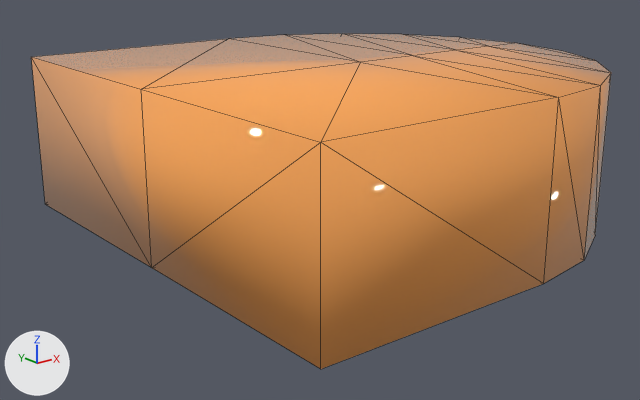
A saved change to the glTF model 01_client/models/NAND.glb.
Both versions are drawn from a camera (50 mm lens) standing at (-3.62, -4.17, 1.83) and looking at (-0.15, 0.16, 0.1). Lighting does not change. The marker at lower left points along +X, +Y and +Z. The older version comes first. Mesh edges are drawn as thin lines.

Names of what the first picture shows: '2'.
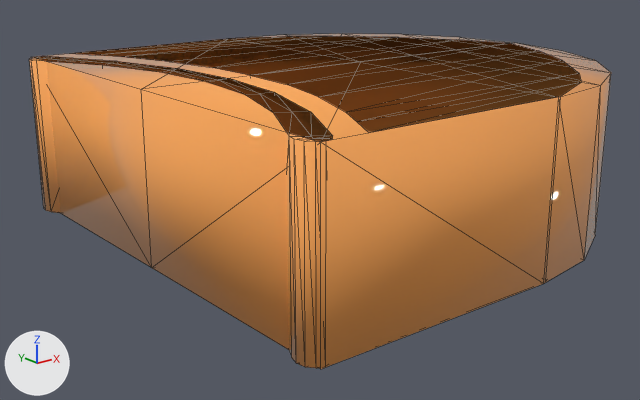
The change, as a list of edits to the scene's bpy script:
```text
Add me_cube_002:
    me_cube_002.from_pydata(...)  # 110 vertices, 212 faces; spans x -1.52..1.48, y -1.49..1.51, z 0.0..1.0
    me_cube_002.materials.append(mat_khoi)  # orange #ffaa59
Add ob_7:
    ob_7 = bpy.data.objects.new('7', me_cube_002)
    ob_7.location = (0.0, 0.0, 0.0)
```

Changed parts and their boxes [x1, y1, x2, y2] in the pictures (640 x 400 px):
'7', added: after [29, 36, 581, 368]
